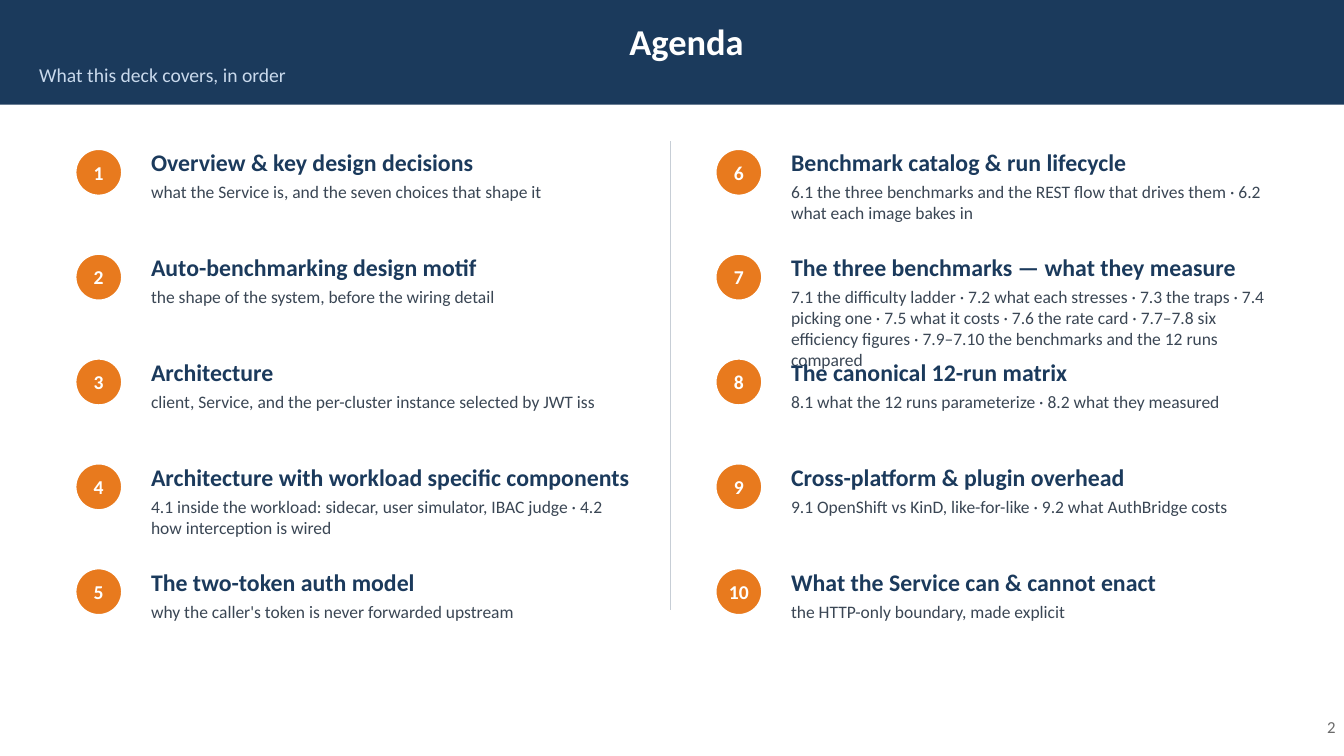
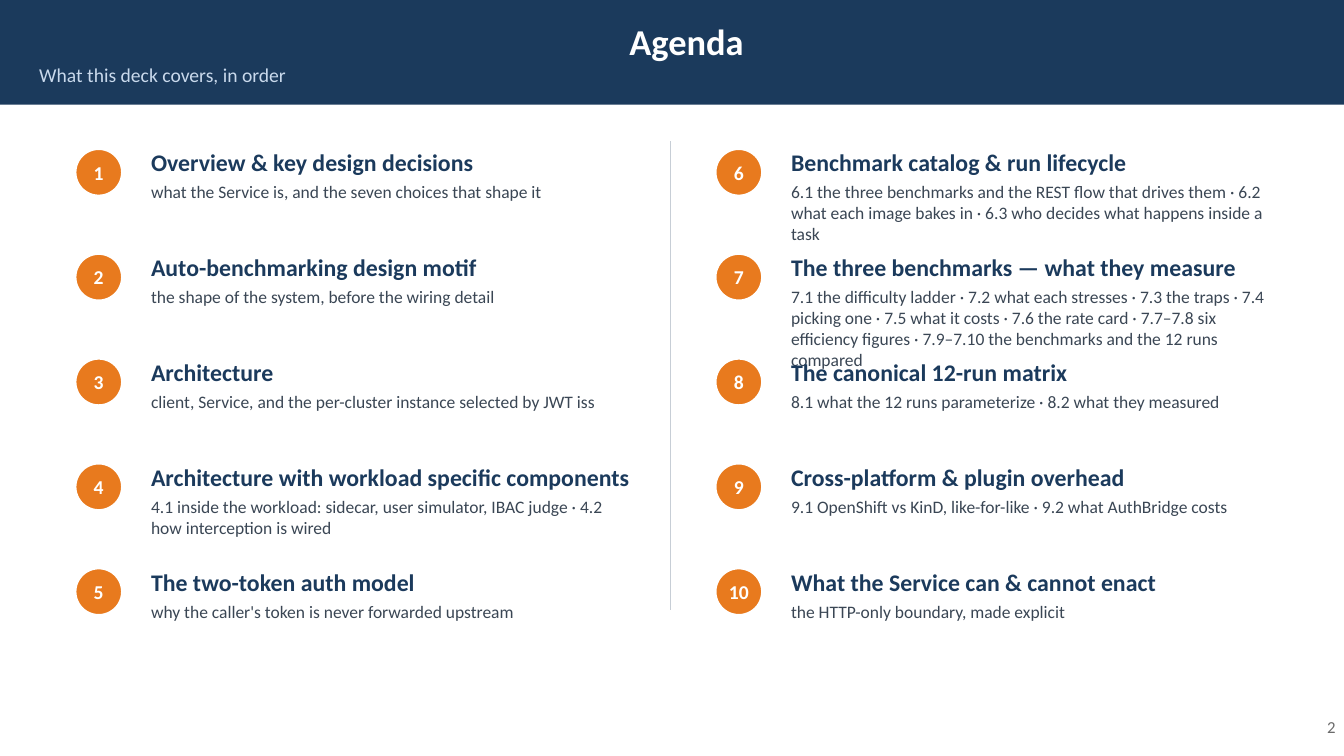
Before and after one commit to rossoctl/autobench, a slide deck: slide 2 of docs/AutoBench.pptx. Drawn at 1344x756 pixels with LibreOffice and Linux fonts; fonts in the diff are those of the drawing. Boxes give left, top, right and bottom in pixels: in the first picture for what was removed or moved away, otherwise in the second. Text is boxed around its words. In the diff, an @@ line names an element or a change of style, - is before the commit and + after.

```diff
--- a/docs/AutoBench.pptx
+++ b/docs/AutoBench.pptx
@@ text at (x1=791, y1=186, x2=1262, y2=222): text changed @@
-6.1 the three benchmarks and the REST flow that drives them · 6.2 what each image bakes in
+6.1 the three benchmarks and the REST flow that drives them · 6.2 what each image bakes in · 6.3 who decides what happens inside a task
```
Also in this commit, not shown: 16 other slides changed, 1 slide added, 4 other files.
